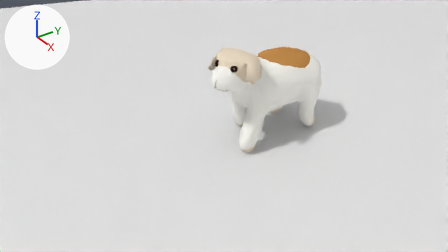
The Blender file Organic/Skooskoo/SS_Base_centered_rigged_v3.blend, before and after one commit.
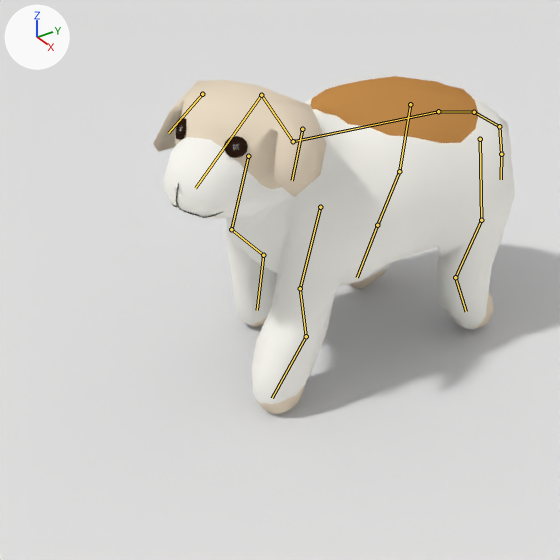
There are two pictures of each version: one from the file's camera 'Camera', one close up on the part from 36% to 75% of the width and 9% to 79% of the height. Every picture has the same lights, and +X, +Y and +Z are marked at upper left. Both versions are drawn at frame 96 of the action 'ArmatureAction.001'; the numbers are the values there. The bones that bend it are drawn over the model as lines in the close-ups.

Objects in the first close-up: 'Plane', 'SS'.
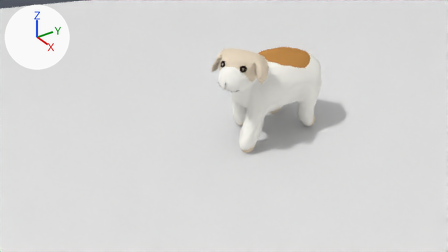
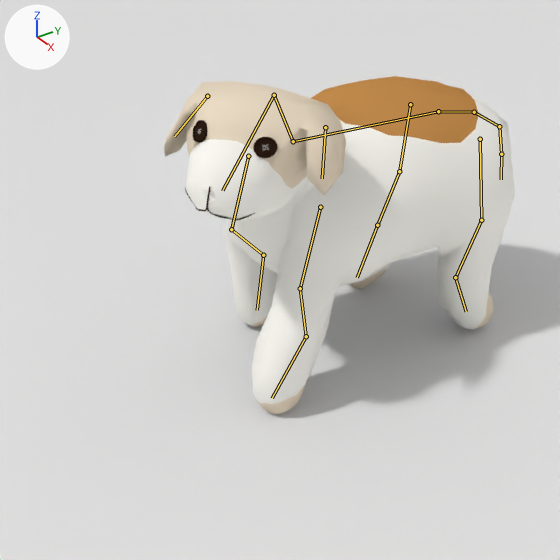
Where the change shows, as pixel boxes [x1, y1, x2, y2] in the close-ups (560 x 560 px):
'SS', posed: before [153, 76, 515, 414]; after [164, 76, 515, 414]
bone 'Kneck', root to tip: before (293, 141) to (261, 95); after (293, 141) to (274, 95)

Patch to the scene script:
```diff
--- a/Organic/Skooskoo/SS_Base_centered_rigged_v3.blend.py
+++ b/Organic/Skooskoo/SS_Base_centered_rigged_v3.blend.py
@@ bone_kneck @@
 bone_kneck = bpy.data.objects['Armature'].pose.bones['Kneck']  # child of 'MidBack'
-bone_kneck.rotation_quaternion = (0.971, 0.161, 0.116, 0.133)  # degrees (20, 11, 18)
+bone_kneck.rotation_quaternion = (0.942, 0.18, 0.178, 0.219)  # degrees (26, 15, 30)
```
